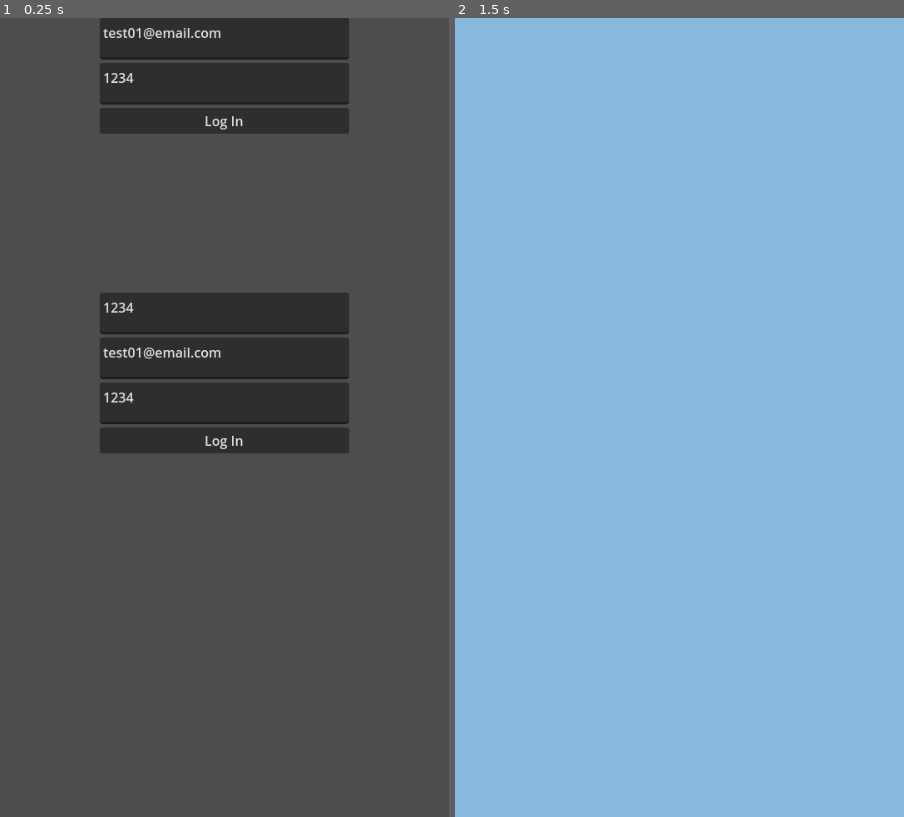
Above: before the commit, frames 1-2 (left to right).
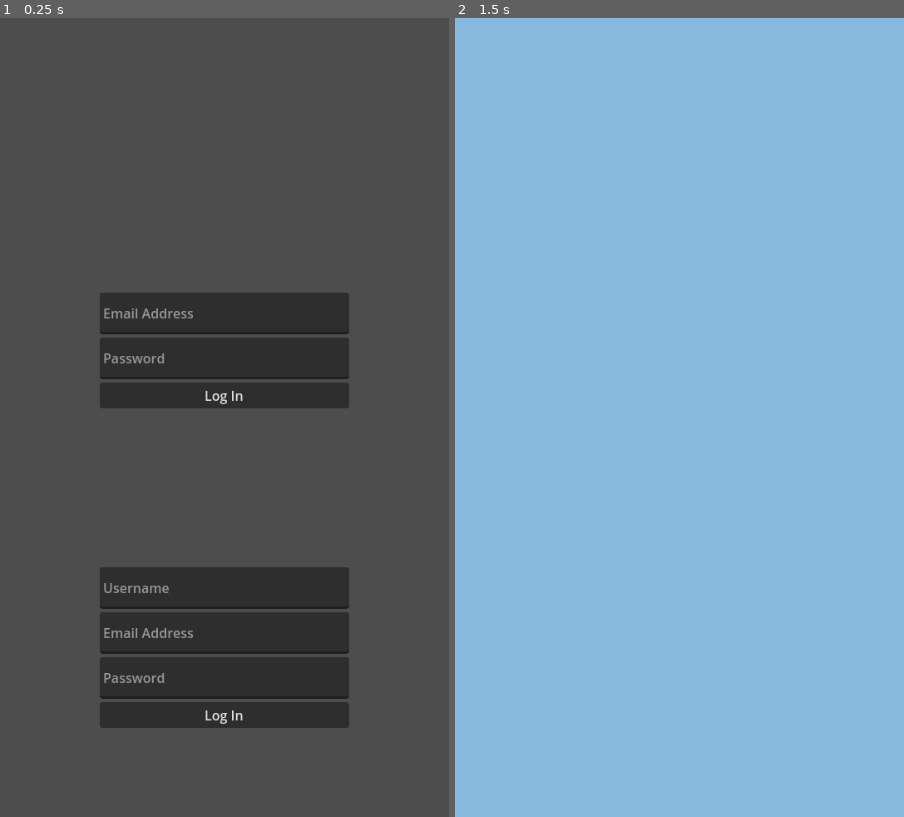
Above: after the commit, the same moments.

Repository: DrowningTime/LifeGrind
Game: Godot game, scene res://MainMenu/MainMenu.tscn
Two runs of this game, one before a commit and one after it. Both use one fixed random seed, a clock stepped at 60 frames per second and the inputs below.
Inputs:
- Up to frame 1 (0.25 s): no input
- Up to frame 2 (1.5 s): click "Log In" at 0.5 s; tap Enter at 1.25 s

The runs differ from the first frame. In frame 1, 21% of the frame differs, in the area x 22-78%, y 0-89%; in frame 2, nothing differs.
Error in both runs: Invalid access to property or key 'user' on a base object of type 'Nil'. (res://World/World.gd:10)

Commit message:
Changed MainMenu fields to LineEdit nodes to allow for better control/password secret enabled.

Diff:
--- a/MainMenu/MainMenu.tscn
+++ b/MainMenu/MainMenu.tscn
@@ -15,35 +15,6 @@
 [node name="VBoxContainer" type="VBoxContainer" parent="."]
 custom_minimum_size = Vector2(300, 150)
 layout_mode = 1
-anchors_preset = 5
-anchor_left = 0.5
-anchor_right = 0.5
-offset_left = -150.0
-offset_right = 150.0
-offset_bottom = 300.0
-grow_horizontal = 2
-
-[node name="EmailBox" type="TextEdit" parent="VBoxContainer"]
-custom_minimum_size = Vector2(300, 50)
-layout_mode = 2
-text = "test01@email.com"
-placeholder_text = "Email Address"
-
-[node name="PasswordBox" type="TextEdit" parent="VBoxContainer"]
-custom_minimum_size = Vector2(300, 50)
-layout_mode = 2
-text = "1234"
-placeholder_text = "Password"
-
-[node name="LogInButton" type="Button" parent="VBoxContainer"]
-layout_mode = 2
-text = "Log In"
-
-[node name="APIAgent" parent="." instance=ExtResource("2_d5c8y")]
-
-[node name="RegisterContainer" type="VBoxContainer" parent="."]
-custom_minimum_size = Vector2(300, 300)
-layout_mode = 1
 anchors_preset = 8
 anchor_left = 0.5
 anchor_top = 0.5
@@ -56,23 +27,57 @@
 grow_horizontal = 2
 grow_vertical = 2
 
-[node name="UsernameBox" type="TextEdit" parent="RegisterContainer"]
+[node name="EmailBox" type="LineEdit" parent="VBoxContainer"]
 custom_minimum_size = Vector2(300, 50)
 layout_mode = 2
-text = "1234"
-placeholder_text = "Password"
+placeholder_text = "Email Address"
+max_length = 30
 
-[node name="RegEmailBox" type="TextEdit" parent="RegisterContainer"]
+[node name="PasswordBox" type="LineEdit" parent="VBoxContainer"]
 custom_minimum_size = Vector2(300, 50)
 layout_mode = 2
-text = "test01@email.com"
-placeholder_text = "Email Address"
+placeholder_text = "Password"
+max_length = 20
+secret = true
 
-[node name="PasswordBox" type="TextEdit" parent="RegisterContainer"]
+[node name="LogInButton" type="Button" parent="VBoxContainer"]
+layout_mode = 2
+text = "Log In"
+
+[node name="APIAgent" parent="." instance=ExtResource("2_d5c8y")]
+
+[node name="RegisterContainer" type="VBoxContainer" parent="."]
+custom_minimum_size = Vector2(300, 150)
+layout_mode = 1
+anchors_preset = 7
+anchor_left = 0.5
+anchor_top = 1.0
+anchor_right = 0.5
+anchor_bottom = 1.0
+offset_left = -150.0
+offset_top = -300.0
+offset_right = 150.0
+grow_horizontal = 2
+grow_vertical = 0
+
+[node name="UsernameBox" type="LineEdit" parent="RegisterContainer"]
 custom_minimum_size = Vector2(300, 50)
 layout_mode = 2
-text = "1234"
+placeholder_text = "Username"
+max_length = 20
+
+[node name="RegEmailBox" type="LineEdit" parent="RegisterContainer"]
+custom_minimum_size = Vector2(300, 50)
+layout_mode = 2
+placeholder_text = "Email Address"
+max_length = 30
+
+[node name="PasswordBox" type="LineEdit" parent="RegisterContainer"]
+custom_minimum_size = Vector2(300, 50)
+layout_mode = 2
 placeholder_text = "Password"
+max_length = 20
+secret = true
 
 [node name="RegisterButton" type="Button" parent="RegisterContainer"]
 layout_mode = 2
